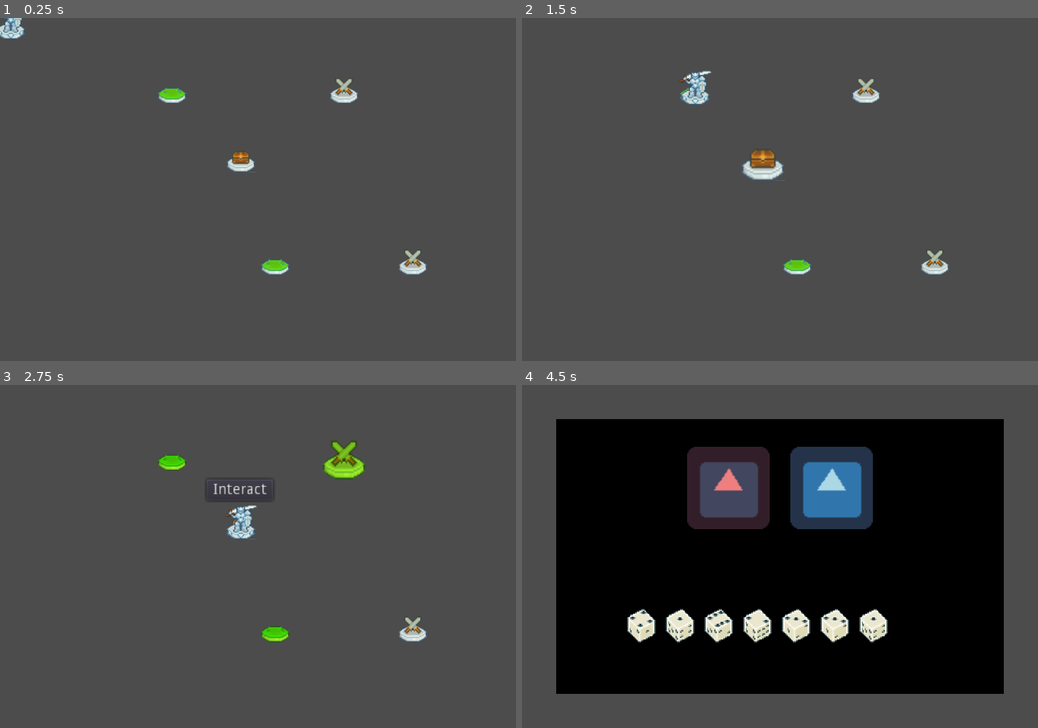
Above: before the commit, frames 1-4 (two rows, left to right).
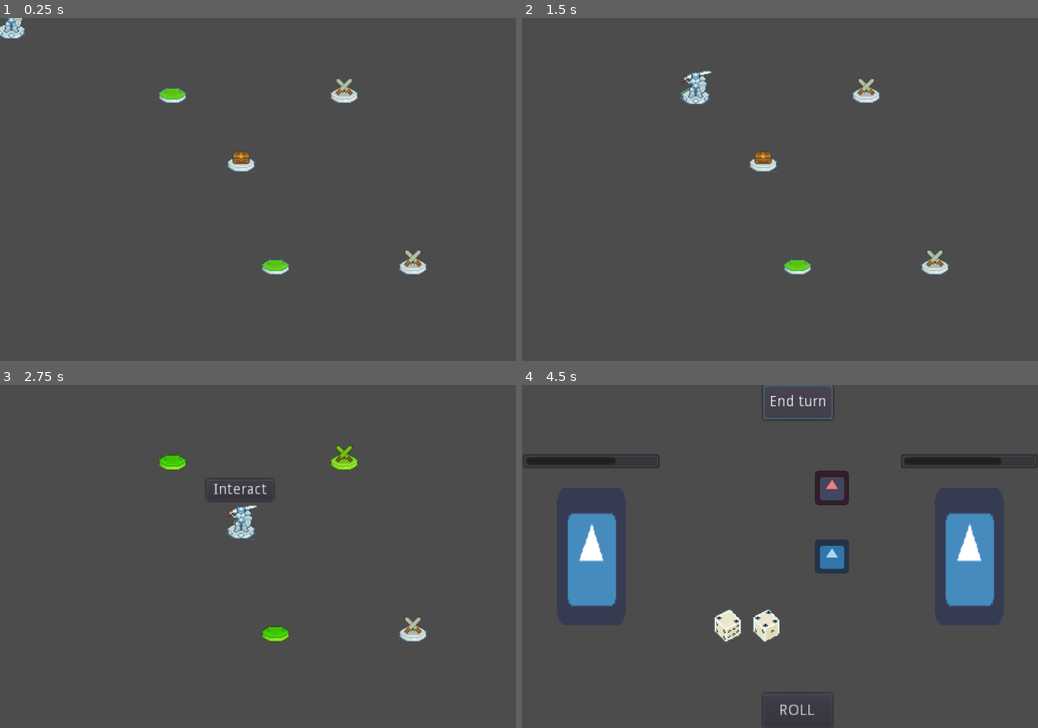
Above: after the commit, the same moments.

Repository: JestemStefan/DiceofDestiny
Game: Godot game, scene res://scenes/Testing/GameWorld.tscn
Two runs of this game, one before a commit and one after it. Both use one fixed random seed, a clock stepped at 60 frames per second and the inputs below. The engine's default icon, where the game draws it, is replaced by a stand-in: a white triangle on a blue panel in a dark square.
Inputs (mouse positions are in pixels of both pictures, inside the frame that each line leads up to):
- Up to frame 1 (0.25 s): no input
- Up to frame 2 (1.5 s): drag from (692, 86) to (764, 155) at 0.52 s; drag from (764, 155) to (692, 86) at 1.27 s
- Up to frame 3 (2.75 s): move the mouse to (345, 453) at 2.02 s; click (345, 453) at 2.17 s
- Up to frame 4 (4.5 s): click "Interact" at 2.75 s; click (795, 710) at 3.5 s, where only the run after the commit has a clickable "ROLL"; click (795, 402) at 4.25 s, where only the run after the commit has a clickable "End turn"

The runs differ from the first frame. In frame 1, 0.2% of the frame differs, in the area x 0-70%, y 0-75%; in frame 2, 0.6%; in frame 3, 0.7%; in frame 4, 68%, in the area x 0-100%, y 0-100%.

Commit message:
Added oneside fight mechanic

Diff:
--- a/project.godot
+++ b/project.godot
@@ -9,6 +9,11 @@
 config_version=4
 
 _global_script_classes=[ {
+"base": "Area2D",
+"class": "ActionBox",
+"language": "GDScript",
+"path": "res://scenes/InteractionBox/Action_Box.gd"
+}, {
 "base": "Area2D",
 "class": "BoardTile",
 "language": "GDScript",
@@ -23,17 +28,12 @@
 "class": "Encounter",
 "language": "GDScript",
 "path": "res://src/encounters/Encounter.gd"
-}, {
-"base": "Area2D",
-"class": "InteractionBox",
-"language": "GDScript",
-"path": "res://scenes/InteractionBox/Interaction_Box.gd"
 } ]
 _global_script_class_icons={
+"ActionBox": "",
 "BoardTile": "",
 "Dice": "",
-"Encounter": "",
-"InteractionBox": ""
+"Encounter": ""
 }
 
 [application]
@@ -45,6 +45,7 @@
 [autoload]
 
 GameController="*res://src/Global/GameController.gd"
+GameState="*res://src/Global/GameState.gd"
 
 [display]
 
@@ -53,7 +54,7 @@
 window/size/test_width=960
 window/size/test_height=640
 window/stretch/mode="2d"
-window/stretch/aspect="expand"
+window/stretch/aspect="keep"
 
 [layer_names]
 
--- a/scenes/Dice/Test_Dice.gd
+++ b/scenes/Dice/Test_Dice.gd
@@ -8,7 +8,7 @@
 
 var initial_position: Vector2
 
-var interaction_box: InteractionBox = null
+var interaction_box: ActionBox = null
 
 signal dice_used
 
@@ -30,7 +30,7 @@
 			global_position = interaction_box.transform.origin
 
 
-func _process(delta):
+func _process(_delta):
 	match current_state:
 		State.FREE:
 			pass
@@ -44,7 +44,7 @@
 	$Dice_Sprite.frame = value - 1
 
 
-func _on_Dice_input_event(viewport, event, shape_idx):
+func _on_Dice_input_event(_viewport, event, _shape_idx):
 
 	if event is InputEventMouseButton:
 		if event.is_pressed():
@@ -68,11 +68,10 @@
 
 
 func _on_Dice_area_entered(area):
-
-	if area is InteractionBox:
+	if area is ActionBox:
 		#print(area)
 		interaction_box = area
 
 
-func _on_Dice_area_exited(area):
+func _on_Dice_area_exited(_area):
 	interaction_box = null
--- a/scenes/DiceRoller/Dice_Roller.tscn
+++ b/scenes/DiceRoller/Dices.tscn
@@ -2,5 +2,5 @@
 
 [ext_resource path="res://src/DiceRoller/Dice_Roller.gd" type="Script" id=1]
 
-[node name="Dice_Roller" type="Node2D"]
+[node name="Dices" type="Node2D"]
 script = ExtResource( 1 )
--- a/scenes/Encounters/FightEncounter.tscn
+++ b/scenes/Encounters/FightEncounter.tscn
@@ -1,29 +1,95 @@
-[gd_scene load_steps=4 format=2]
+[gd_scene load_steps=6 format=2]
 
 [ext_resource path="res://src/encounters/Encounter.gd" type="Script" id=1]
-[ext_resource path="res://scenes/InteractionBox/Interaction_Box.tscn" type="PackedScene" id=2]
-[ext_resource path="res://scenes/DiceRoller/Dice_Roller.tscn" type="PackedScene" id=3]
+[ext_resource path="res://src/Encounter_Player/Encounter_Player.gd" type="Script" id=2]
+[ext_resource path="res://scenes/DiceRoller/Dices.tscn" type="PackedScene" id=3]
+[ext_resource path="res://icon.png" type="Texture" id=4]
+[ext_resource path="res://src/encounter_enemy/Encounter_Enemy.gd" type="Script" id=6]
 
 [node name="FightEncounter" type="Node2D"]
 script = ExtResource( 1 )
 
-[node name="ColorRect" type="ColorRect" parent="."]
-margin_left = 32.0
-margin_top = 32.0
-margin_right = 448.0
-margin_bottom = 288.0
-mouse_filter = 2
-color = Color( 0, 0, 0, 1 )
+[node name="Encounter_Player" type="Node2D" parent="."]
+position = Vector2( 416, 160 )
+script = ExtResource( 2 )
+
+[node name="PlayerSprite" type="Sprite" parent="Encounter_Player"]
+scale = Vector2( 1, 2 )
+texture = ExtResource( 4 )
+offset = Vector2( 128, 0 )
+
+[node name="Skills" type="Node2D" parent="Encounter_Player"]
+position = Vector2( -128, 0 )
+
+[node name="PlayerHealth" type="ProgressBar" parent="Encounter_Player"]
+visible = false
+margin_left = -64.0
+margin_top = -96.0
+margin_right = 64.0
+margin_bottom = -82.0
+step = 1.0
+value = 50.0
+percent_visible = false
 __meta__ = {
 "_edit_use_anchors_": false
 }
 
-[node name="Interaction_Box" parent="." instance=ExtResource( 2 )]
-position = Vector2( 192, 96 )
+[node name="Encounter_Enemy" type="Node2D" parent="."]
+script = ExtResource( 6 )
 
-[node name="Interaction_Box2" parent="." instance=ExtResource( 2 )]
-position = Vector2( 288, 96 )
-Action = 1
+[node name="EnemySprite" type="Sprite" parent="Encounter_Enemy"]
+position = Vector2( 64, 160 )
+scale = Vector2( 1, 2 )
+texture = ExtResource( 4 )
+offset = Vector2( -128, 0 )
 
-[node name="Dice_Roller" parent="." instance=ExtResource( 3 )]
+[node name="EnemyHealthBar" type="ProgressBar" parent="Encounter_Enemy"]
+visible = false
+margin_top = 64.0
+margin_right = 128.0
+margin_bottom = 78.0
+step = 1.0
+percent_visible = false
+__meta__ = {
+"_edit_use_anchors_": false
+}
+
+[node name="Dices" parent="." instance=ExtResource( 3 )]
 position = Vector2( 224, 224 )
+
+[node name="RollButton" type="Button" parent="."]
+visible = false
+margin_left = 224.0
+margin_top = 288.0
+margin_right = 288.0
+margin_bottom = 320.0
+text = "ROLL"
+__meta__ = {
+"_edit_use_anchors_": false
+}
+
+[node name="EndTurnButton" type="Button" parent="."]
+visible = false
+margin_left = 224.0
+margin_right = 289.0
+margin_bottom = 32.0
+text = "End turn"
+__meta__ = {
+"_edit_use_anchors_": false
+}
+
+[node name="BackToMapButton" type="Button" parent="."]
+visible = false
+margin_left = 128.0
+margin_top = 128.0
+margin_right = 361.0
+margin_bottom = 192.0
+text = "YOU WON  (Click to return to map)"
+__meta__ = {
+"_edit_use_anchors_": false
+}
+
+[connection signal="enemy_died" from="Encounter_Enemy" to="." method="_on_Encounter_Enemy_enemy_died"]
+[connection signal="button_up" from="RollButton" to="." method="_on_RollButton_button_up"]
+[connection signal="button_up" from="EndTurnButton" to="." method="_on_EndTurnButton_button_up"]
+[connection signal="button_up" from="BackToMapButton" to="." method="_on_BackToMapButton_button_up"]
--- a/scenes/InteractionBox/Interaction_Box.tscn
+++ b/scenes/InteractionBox/ActionBox.tscn
@@ -1,12 +1,12 @@
 [gd_scene load_steps=4 format=2]
 
 [ext_resource path="res://icon.png" type="Texture" id=1]
-[ext_resource path="res://scenes/InteractionBox/Interaction_Box.gd" type="Script" id=2]
+[ext_resource path="res://scenes/InteractionBox/Action_Box.gd" type="Script" id=2]
 
 [sub_resource type="RectangleShape2D" id=1]
-extents = Vector2( 32, 32 )
+extents = Vector2( 16, 16 )
 
-[node name="Interaction_Box" type="Area2D"]
+[node name="Action_Box" type="Area2D"]
 script = ExtResource( 2 )
 
 [node name="CollisionShape2D" type="CollisionShape2D" parent="."]
@@ -14,5 +14,5 @@
 
 [node name="Box_Sprite" type="Sprite" parent="."]
 self_modulate = Color( 0.12549, 1, 0, 1 )
-scale = Vector2( 1.2, 1.2 )
+scale = Vector2( 0.5, 0.5 )
 texture = ExtResource( 1 )
--- /dev/null
+++ b/scenes/InteractionBox/Action_Box.gd
@@ -0,0 +1,49 @@
+extends Area2D
+class_name ActionBox
+
+enum Action_type{ATTACK, BLOCK}
+#export(Action_type) var Action = Action_type.ATTACK
+var ActionBox_Type: int = Action_type.ATTACK
+
+signal actionbox_triggered
+
+
+func _ready():
+	yield(get_tree(), "idle_frame")
+	print(GameController.current_encounter.get_name())
+
+	connect("actionbox_triggered",
+			GameController.current_encounter,
+			"_on_Action_Box_actionbox_triggered")
+
+
+func get_actionbox_type():
+	return ActionBox_Type
+
+
+func set_actionbox_type(type: int):
+	ActionBox_Type = type
+	update_actionbox()
+
+
+func update_actionbox():
+	match ActionBox_Type:
+
+		Action_type.ATTACK: $Box_Sprite.self_modulate = Color.lightcoral
+		Action_type.BLOCK: $Box_Sprite.self_modulate = Color.lightblue
+
+
+
+func use_dice(dice_value: int):
+
+	var action_name: String
+
+	match ActionBox_Type:
+
+		Action_type.ATTACK:
+			action_name = "Attack"
+
+		Action_type.BLOCK:
+			action_name = "Block"
+
+	emit_signal("actionbox_triggered", action_name, dice_value)
--- a/scenes/InteractionBox/Interaction_Box.gd
+++ /dev/null
@@ -1,25 +0,0 @@
-extends Area2D
-class_name InteractionBox
-
-enum Action_type{ATTACK, DEFEND}
-export(Action_type) var Action = Action_type.ATTACK
-# Declare member variables here. Examples:
-# var a = 2
-# var b = "text"
-
-
-# Called when the node enters the scene tree for the first time.
-func _ready():
-	match Action:
-
-		Action_type.ATTACK: $Box_Sprite.self_modulate = Color.lightcoral
-		Action_type.DEFEND: $Box_Sprite.self_modulate = Color.lightblue
-
-func use_dice(dice_value: int):
-	match Action:
-
-		Action_type.ATTACK:
-			print("You deal " + str(dice_value) + " damage")
-
-		Action_type.DEFEND:
-			print("You get " + str(dice_value) + " of armor")
--- a/scenes/Testing/Test_DiceBox.tscn
+++ b/scenes/Testing/Test_DiceBox.tscn
@@ -1,7 +1,7 @@
 [gd_scene load_steps=3 format=2]
 
-[ext_resource path="res://scenes/DiceRoller/Dice_Roller.tscn" type="PackedScene" id=1]
-[ext_resource path="res://scenes/InteractionBox/Interaction_Box.tscn" type="PackedScene" id=2]
+[ext_resource path="res://scenes/DiceRoller/Dices.tscn" type="PackedScene" id=1]
+[ext_resource path="res://scenes/InteractionBox/ActionBox.tscn" type="PackedScene" id=2]
 
 [node name="Test_DiceBox" type="Node2D"]
 
--- /dev/null
+++ b/scenes/Testing/test.tscn
@@ -0,0 +1,12 @@
+[gd_scene load_steps=3 format=2]
+
+[ext_resource path="res://scenes/Dice/Test_Dice.tscn" type="PackedScene" id=1]
+[ext_resource path="res://scenes/InteractionBox/ActionBox.tscn" type="PackedScene" id=2]
+
+[node name="Node2D" type="Node2D"]
+
+[node name="Dice" parent="." instance=ExtResource( 1 )]
+position = Vector2( 96, 192 )
+
+[node name="Interaction_Box" parent="." instance=ExtResource( 2 )]
+position = Vector2( 224, 96 )
--- a/src/Board/Board_Map.gd
+++ b/src/Board/Board_Map.gd
@@ -8,3 +8,4 @@
 func _ready():
 	board_tiles = $Board_Tiles.get_children()
 	GameController.all_tiles = board_tiles
+	GameController.current_board = self
--- a/src/Board/Board_Tile.gd
+++ b/src/Board/Board_Tile.gd
@@ -112,7 +112,7 @@
 
 
 func _on_Board_Tile_mouse_entered():
-	if current_tilestate != TileState.CURRENT:
+	if current_tilestate != TileState.CURRENT and GameController.current_game_state == GameController.GameState.BOARD_WAITING:
 		$Tween.interpolate_property($TileSprite, "scale", $TileSprite.get_scale(), Vector2(1.5, 1.5), 0.25, Tween.TRANS_CUBIC, Tween.EASE_IN)
 		$Tween.start()
 
--- /dev/null
+++ b/src/Encounter_Player/Encounter_Player.gd
@@ -0,0 +1,34 @@
+extends Node2D
+
+var action_box_instance: PackedScene = preload("res://scenes/InteractionBox/ActionBox.tscn")
+
+# Called when the node enters the scene tree for the first time.
+func _ready():
+	var skill_list: Array = GameState.get_player_skill_list()
+
+	var i: int = 0
+	for skill in skill_list:
+
+		create_action_box(skill, Vector2(0, len(skill_list) * -32 + i * 64))
+		i += 1
+
+	update_healthbar()
+
+
+func create_action_box(skill_name: String, box_position: Vector2):
+
+	var action_box:ActionBox = action_box_instance.instance()
+	$Skills.add_child(action_box)
+	action_box.position = box_position
+
+	match skill_name:
+		"Attack":
+			action_box.set_actionbox_type(action_box.Action_type.ATTACK)
+
+		"Block":
+			action_box.set_actionbox_type(action_box.Action_type.BLOCK)
+
+
+func update_healthbar():
+	$PlayerHealth.max_value = GameState.player_max_health
+	$PlayerHealth.value = GameState.player_health
--- a/src/Global/GameController.gd
+++ b/src/Global/GameController.gd
@@ -6,14 +6,15 @@
 var player: Node2D
 
 var board_layer: CanvasLayer
+var current_board: Node2D
+var current_board_tile: BoardTile
+var all_tiles: Array
+var open_tiles: Array
+
 var encounter_layer: CanvasLayer
+var current_encounter: Encounter
 
 onready var fight_encounter_instance = preload("res://scenes/Encounters/FightEncounter.tscn")
-
-var current_board_tile: BoardTile
-
-var all_tiles: Array
-var open_tiles: Array
 
 
 # Called when the node enters the scene tree for the first time.
@@ -26,10 +27,18 @@
 
 	match current_game_state:
 		GameState.BOARD_WAITING:
-			pass
+			current_board.show()
+
+			if current_encounter != null:
+				current_encounter.hide()
 
 		GameState.BOARD_TRAVELING:
 			pass
+
+		GameState.ENCOUNTER:
+			current_board.hide()
+			current_encounter.show()
+
 
 
 func update_open_tiles(tile_list: Array):
@@ -67,16 +76,22 @@
 
 
 func start_encounter(encounter_type: String):
-	enter_state(GameState.ENCOUNTER)
+
 	match encounter_type:
 		"Fight":
+
 			var encounter: Encounter = fight_encounter_instance.instance()
 			encounter_layer.add_child(encounter)
 
 			encounter.start_encounter()
 
+	enter_state(GameState.ENCOUNTER)
+
 
 func end_encounter():
+	current_encounter.call_deferred("free")
+	current_encounter = null
+
 	enter_state(GameState.BOARD_WAITING)
 	current_board_tile.update_tile_type(current_board_tile.TileTypes.EMPTY_TILE)
 	current_board_tile.enter_state(current_board_tile.TileState.CURRENT)
--- /dev/null
+++ b/src/Global/GameState.gd
@@ -0,0 +1,37 @@
+extends Node
+
+var player_max_health: int = 100
+var player_health: int = 75
+
+var player_skills = {"Attack":true,
+					"Block": false}
+
+var player_dice_amount: int = 2
+
+# Called when the node enters the scene tree for the first time.
+func _ready():
+	get_player_skill_list()
+	unlock_player_skill("Block")
+	get_player_skill_list()
+
+
+func get_player_skill_list():
+	var available_skill_list: Array = []
+
+	for skill in player_skills:
+		if player_skills[skill] == true:
+			available_skill_list.append(skill)
+
+	return available_skill_list
+
+
+func unlock_player_skill(skill_name: String):
+	player_skills[skill_name] = true
+
+
+func add_dice():
+	player_dice_amount += 1
+
+
+func remove_dice():
+	player_dice_amount -= 1
--- /dev/null
+++ b/src/encounter_enemy/Encounter_Enemy.gd
@@ -0,0 +1,59 @@
+extends Node2D
+
+enum State{IDLE, DEAD}
+var current_state: int = State.IDLE
+
+var enemy_max_health: int = 10
+var enemy_health: int = 7
+
+onready var enemy_sprite: Sprite = $EnemySprite
+onready var hp_bar: ProgressBar = $EnemyHealthBar
+
+var isShaking: bool = false
+
+signal enemy_died
+
+# Called when the node enters the scene tree for the first time.
+func _ready():
+	update_healthbar()
+
+
+func _process(delta):
+	if isShaking:
+		enemy_sprite.set_offset(Vector2(rand_range(-1, 1), rand_range(-1, 1)) * 2)
+
+
+func enter_state(new_state: int):
+	current_state = new_state
+
+	match current_state:
+		State.IDLE:
+			pass
+
+		State.DEAD:
+			emit_signal("enemy_died")
+
+
+func update_healthbar():
+
+	hp_bar.max_value = enemy_max_health
+	hp_bar.value = enemy_health
+
+
+func take_damage(damage: int):
+	enemy_health -= damage
+	update_healthbar()
+
+	shake(true)
+	yield(get_tree().create_timer(0.5), "timeout")
+	shake(false)
+
+	if enemy_health <= 0:
+		$EnemySprite.hide()
+		$EnemyHealthBar.hide()
+
+		enter_state(State.DEAD)
+
+
+func shake(on_off: bool):
+	isShaking = on_off
--- a/src/encounters/Encounter.gd
+++ b/src/encounters/Encounter.gd
@@ -1,25 +1,104 @@
 extends Node2D
 class_name Encounter
 
+onready var encounter_player: Node2D = $Encounter_Player
+onready var player_sprite = $Encounter_Player/PlayerSprite
 
-# Declare member variables here. Examples:
-# var a = 2
-# var b = "text"
+onready var encounter_enemy: Node2D = $Encounter_Enemy
+onready var enemy_sprite = $Encounter_Enemy/EnemySprite
+
+enum Turn{NOONE, PLAYER, ENEMY}
+var current_turn: int = Turn.NOONE
 
 
 # Called when the node enters the scene tree for the first time.
 func _ready():
-	pass # Replace with function body.
+	GameController.current_encounter = self
 
 
 func start_encounter():
-	$Dice_Roller.roll_random(7)
+	slide_player_in()
+	$Encounter_Player/PlayerHealth.show()
+
+	slide_enemy_in()
+	$Encounter_Enemy/EnemyHealthBar.show()
+
+	$RollButton.show()
+	$EndTurnButton.show()
+
+	current_turn = Turn.PLAYER
+
+
+func slide_player_in():
+	var player_tween: Tween = Tween.new()
+	add_child(player_tween)
+	player_tween.interpolate_property(player_sprite,
+										"offset",
+										player_sprite.offset,
+										Vector2(0,0), 1,
+										Tween.TRANS_CUBIC,
+										Tween.EASE_OUT)
+
+	player_tween.start()
+	yield(player_tween, "tween_completed")
+	player_tween.call_deferred("free")
+
+
+func slide_enemy_in():
+	var enemy_tween: Tween = Tween.new()
+	add_child(enemy_tween)
+	enemy_tween.interpolate_property(enemy_sprite,
+										"offset",
+										enemy_sprite.offset,
+										Vector2(0,0), 1,
+										Tween.TRANS_CUBIC,
+										Tween.EASE_OUT)
+
+	enemy_tween.start()
+	yield(enemy_tween, "tween_completed")
+	enemy_tween.call_deferred("free")
+
+
+func end_encounter():
+	GameController.end_encounter()
 
 
 func _on_Dice_dice_used():
-	yield(get_tree(), "idle_frame")
-	print($Dice_Roller.get_child_count())
+	pass
 
-	if $Dice_Roller.get_child_count() <= 0:
-		GameController.end_encounter()
-		call_deferred("free")
+
+func _on_EndTurnButton_button_up():
+	$RollButton.set_disabled(false)
+
+
+func _on_Action_Box_actionbox_triggered(action_name: String, dice_value: int):
+	match current_turn:
+
+		Turn.PLAYER:
+			match action_name:
+
+				"Attack":
+					encounter_enemy.take_damage(dice_value)
+
+				"Block":
+					encounter_enemy.take_damage(dice_value)
+
+
+func _on_RollButton_button_up():
+	$Dices.roll_random(GameState.player_dice_amount)
+	$RollButton.set_disabled(true)
+
+
+func _on_Encounter_Enemy_enemy_died():
+	$RollButton.hide()
+	$EndTurnButton.hide()
+
+	$Encounter_Player/Skills.hide()
+	$Encounter_Player/PlayerHealth.hide()
+	$Dices.hide()
+
+	$BackToMapButton.show()
+
+
+func _on_BackToMapButton_button_up():
+	end_encounter()
Not shown: 1 places in scenes/Dice/Test_Dice.tscn that only renumber resources
